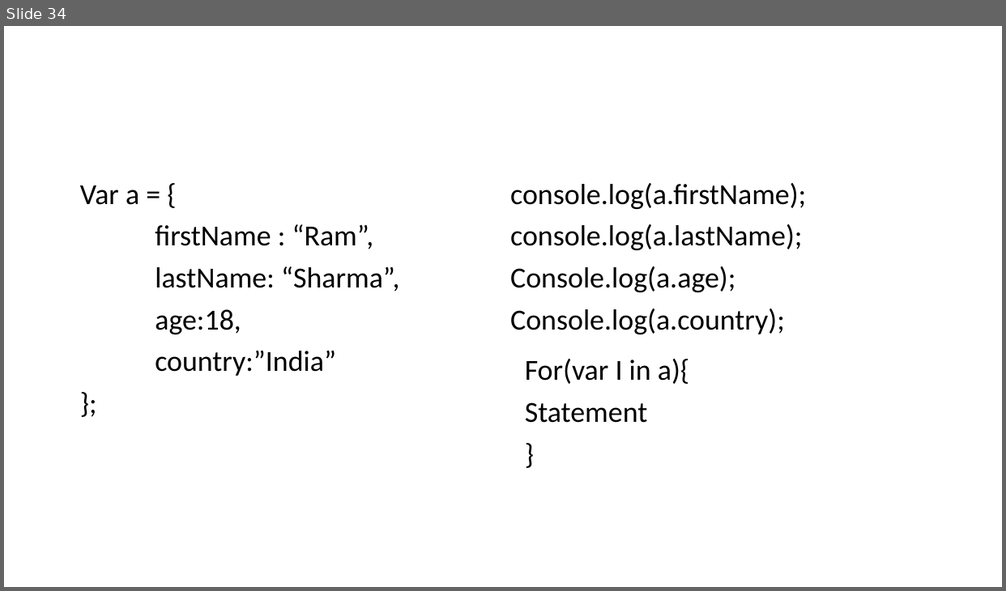
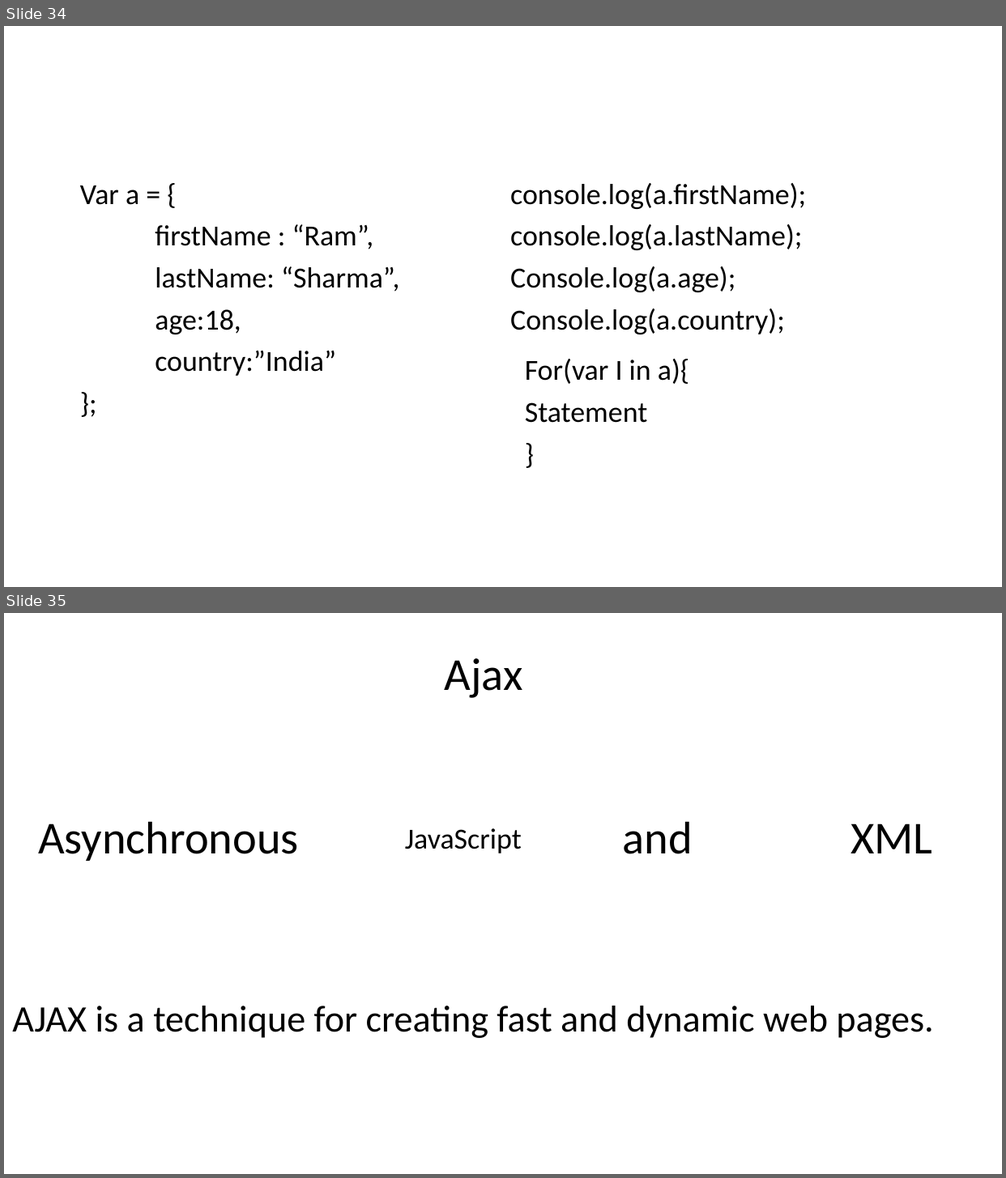
Before and after one commit to PiyushChaturvedii/Batch04, a slide deck: AdvanceJavaScript.pptx. Shown one above the other, each under a label of ours: slide 34 before the commit, slides 34 and 35 after it. The pictures are 1006x591 and 1006x1178 pixels, drawn with LibreOffice and Linux fonts; fonts in the diff are those of the drawing. Boxes give left, top, right and bottom in pixels: in the first picture for what was removed or moved away, otherwise in the second. Text is boxed around its words. In the diff, an @@ line names an element or a change of style, - is before the commit and + after.

```diff
--- a/AdvanceJavaScript.pptx
+++ b/AdvanceJavaScript.pptx
@@ slide 35 added at box(4, 613, 1002, 1174), background #FFFFFF @@
@@ title added at box(445, 658, 523, 698), 44 pt, text #000000 @@
+Ajax
@@ text added at box(38, 821, 299, 861), 44 pt, text #000000 @@
+Asynchronous
@@ text added at box(405, 828, 522, 854), 28 pt, text #000000 @@
+JavaScript
@@ text added at box(623, 821, 692, 854), 44 pt, text #000000 @@
+and
@@ text added at box(850, 824, 932, 854), 44 pt, text #000000 @@
+XML
@@ text added at box(12, 1006, 933, 1038), 36 pt, text #000000 @@
+AJAX is a technique for creating fast and dynamic web pages.
```
Also in this commit, not shown: 7 other slides added, 4 other files.
